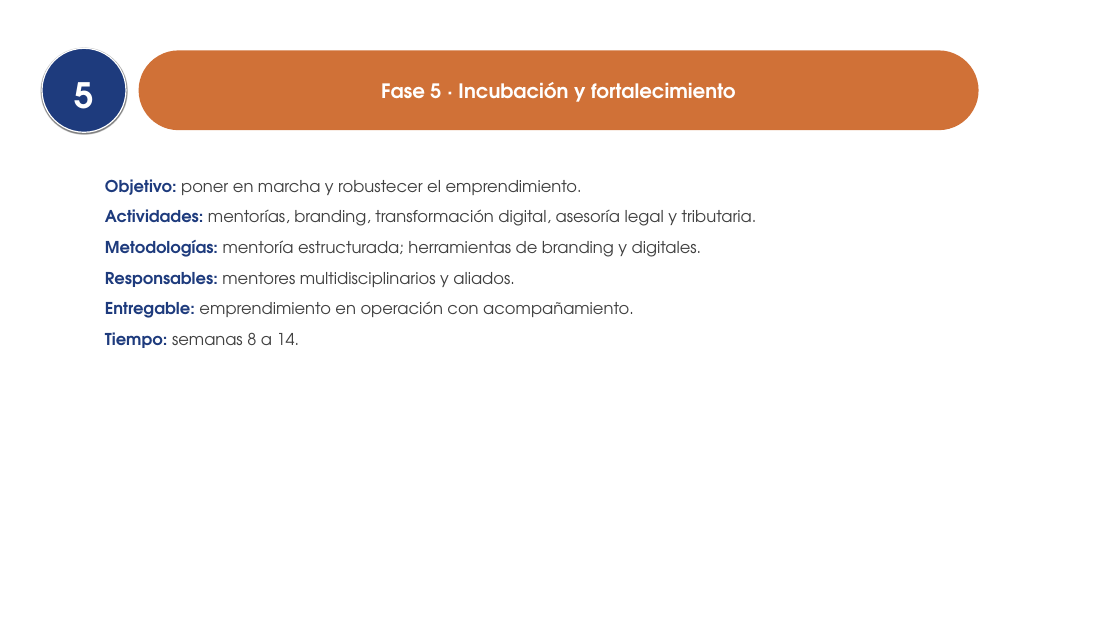
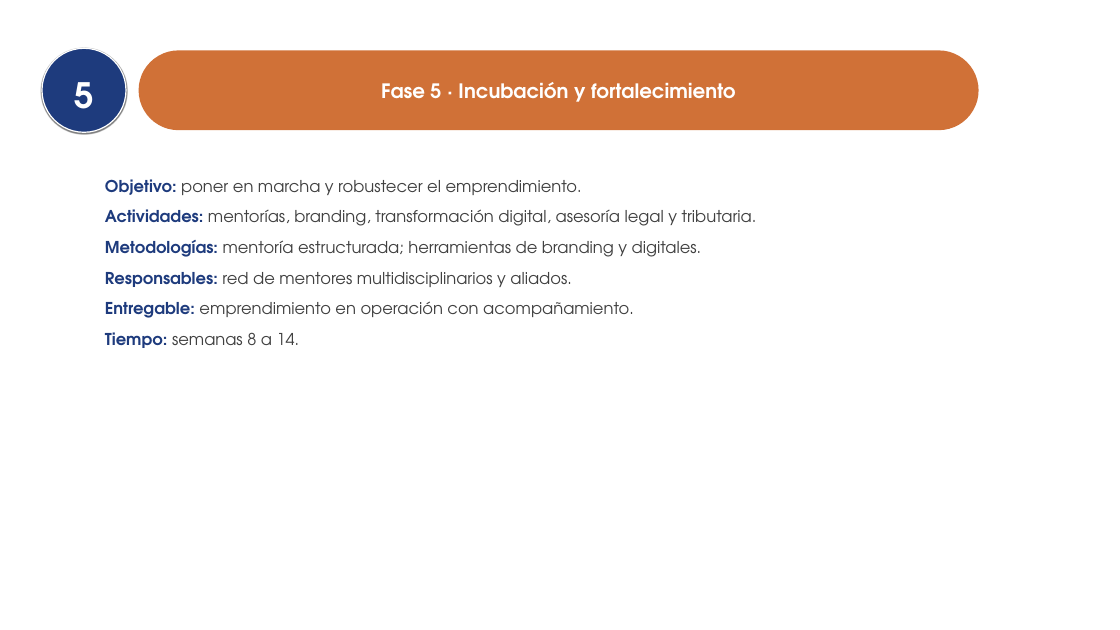
Before and after one commit to ronaldojavier100-oss/case, a slide deck: slide 15 of Ruta-Emprendimiento-CIE.pptx (slide 14 before the commit). Drawn at 1120x630 pixels with LibreOffice and Linux fonts; fonts in the diff are those of the drawing; background and template pictures are left out. Boxes give left, top, right and bottom in pixels: in the first picture for what was removed or moved away, otherwise in the second. Text is boxed around its words. In the diff, an @@ line names an element or a change of style, - is before the commit and + after.

Commit message:
Ruta (Word y PPT): 3 componentes transversales, red de mentores y actividades conjuntas (alineado al informe)

```diff
--- a/Ruta-Emprendimiento-CIE.pptx
+++ b/Ruta-Emprendimiento-CIE.pptx
@@ text at (105, 272, 571, 287): text changed @@
-Responsables: mentores multidisciplinarios y aliados.
+Responsables: red de mentores multidisciplinarios y aliados.
```
Also in this commit, not shown: 4 other slides changed, 1 slide added, 1 other file.
